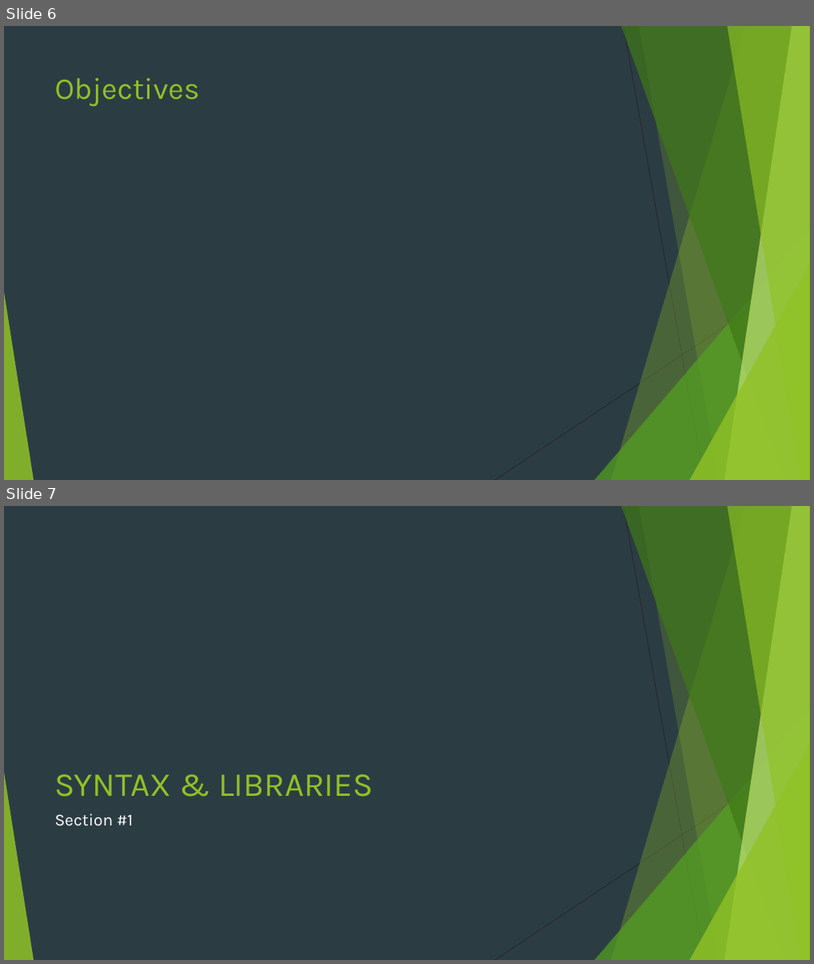
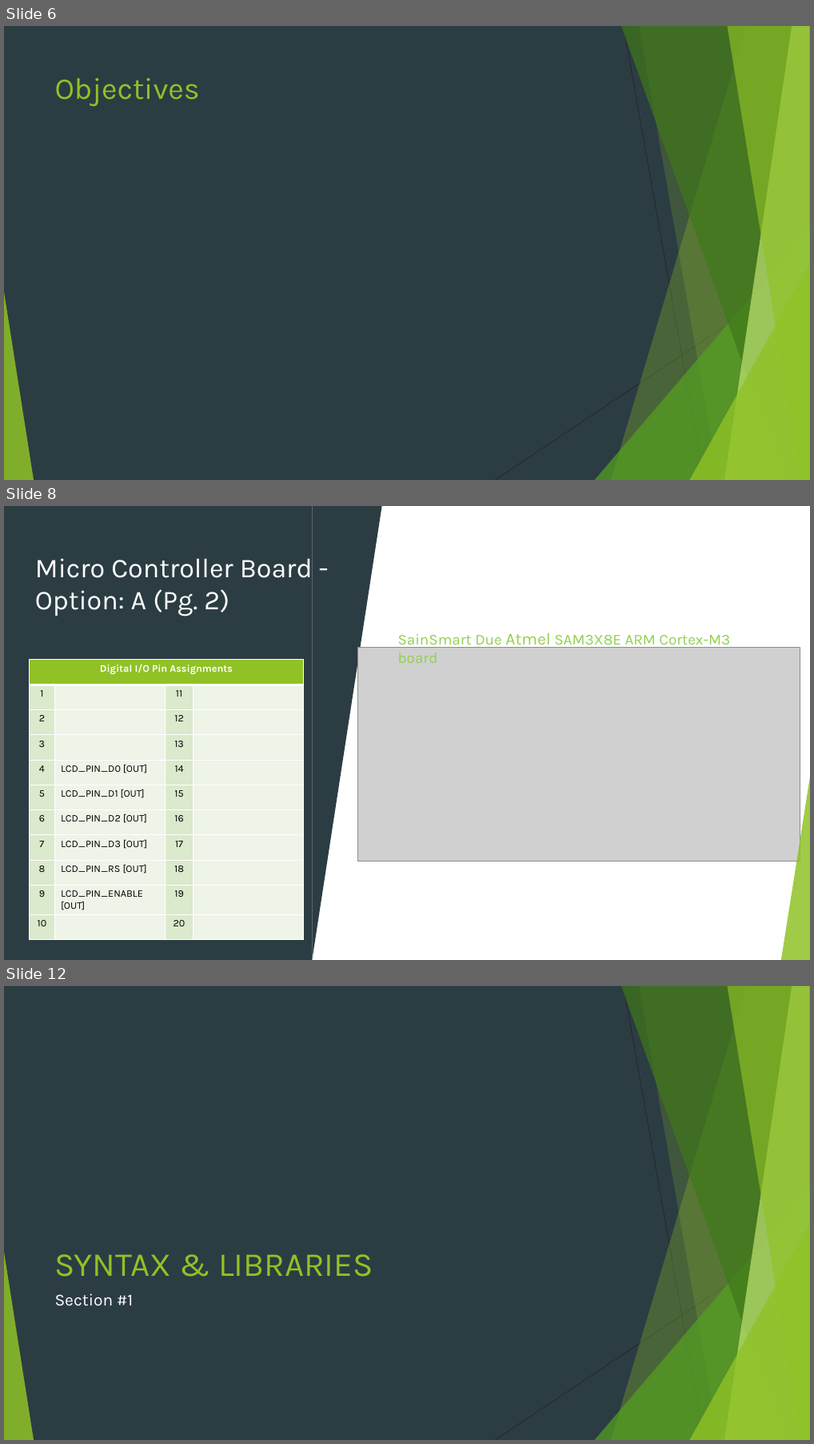
Before and after one commit to HYDROXY-RESEARCH-GROUP/H20-DECOMPOSITION, a slide deck: Display Output/Display Output.pptx. Shown one above the other, each under a label of ours: slides 6 and 7 before the commit, slides 6, 8 and 12 after it; the slides between them are not shown. The pictures are 814x964 and 814x1444 pixels, drawn with LibreOffice and Linux fonts; fonts in the diff are those of the drawing; grey boxes stand for pictures. Boxes give left, top, right and bottom in pixels: in the first picture for what was removed or moved away, otherwise in the second. Text is boxed around its words. In the diff, an @@ line names an element or a change of style, - is before the commit and + after.

```diff
--- a/Display Output/Display Output.pptx
+++ b/Display Output/Display Output.pptx
@@ slide 8 added at [4,506,810,960], background #FFFFFF; not listed: 8 template elements that a slide beside it also shows @@
@@ rectangle added at [4,506,810,960], fill #FFFFFF @@
@@ rectangle added at [4,506,313,960], fill #2C3C43 @@
@@ triangle added at [313,506,382,960], fill #2C3C43 @@
@@ line added from (624, 506) to (705, 960), #FFFFFF 0.75 pt @@
@@ title added at [35,552,313,616], 32.4 pt, text #FFFFFF @@
+Micro Controller Board - Option: A (Pg. 2)
@@ picture added at [358,648,800,861] @@
@@ text added at [398,632,730,663], 18 pt, text #92D050 @@
+SainSmart Due Atmel SAM3X8E ARM Cortex-M3 board
@@ table added at [30,660,303,940], 11 rows, 4 columns @@
+Digital I/O Pin Assignments |  |  | 
+1 |  | 11 | 
+2 |  | 12 | 
+3 |  | 13 | 
+4 | LCD_PIN_D0 [OUT] | 14 | 
+5 | LCD_PIN_D1 [OUT] | 15 | 
+6 | LCD_PIN_D2 [OUT] | 16 | 
+7 | LCD_PIN_D3 [OUT] | 17 | 
+8 | LCD_PIN_RS [OUT] | 18 | 
+9 | LCD_PIN_ENABLE [OUT] | 19 | 
+10 |  | 20 | 
@@ line added from (810, 750) to (495, 960), #FFFFFF 0.75 pt @@
@@ triangle added at [782,772,810,960], fill #90C226 at 85% opacity @@
@@ what was slide 7 is now slide 12 @@
```
Also in this commit, not shown: 3 slides changed, 7 other slides added, 28 other files.
